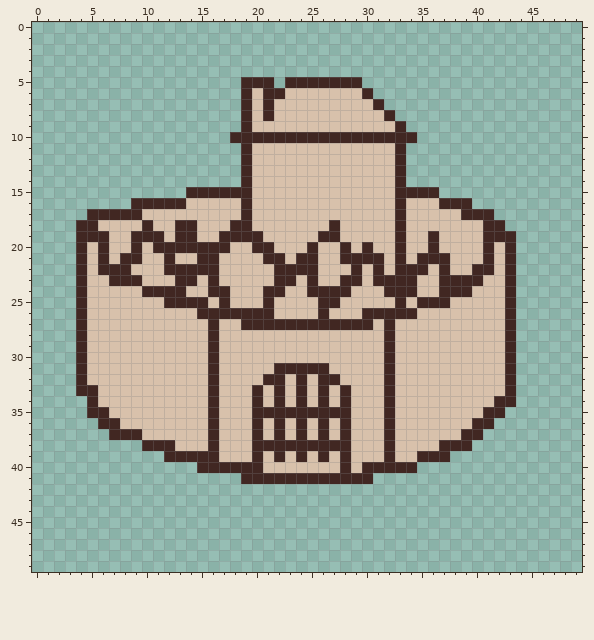
Pixel-art sprite, stored at Assets/Graphics/WorldMap/Town.png. That is the earlier state.
The file is 50x50 pixels.
And afterwards:
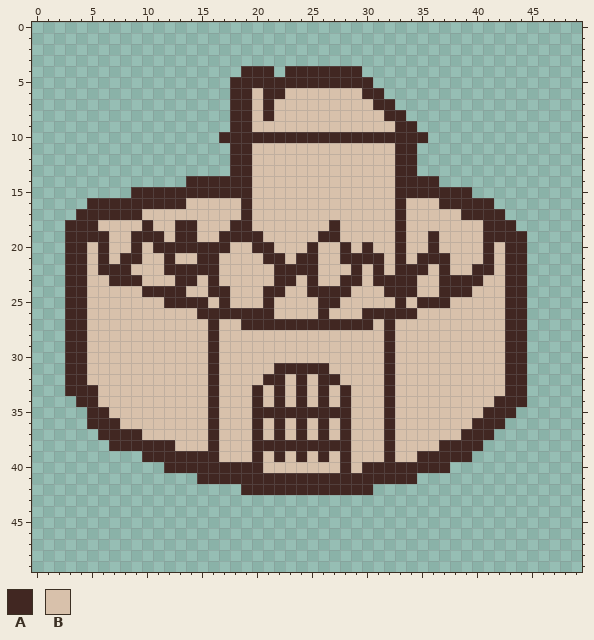
Palette (. is transparent): A #412722  B #d8c1ab
Change:
y 4: x 19..21 ... -> AAA; x 23..29 ....... -> AAAAAAA
y 5: x 18 . -> A; x 22 . -> A; x 30 . -> A
y 6: x 18 . -> A; x 31 . -> A
y 7: x 18 . -> A; x 32 . -> A
y 8: x 18 . -> A; x 33 . -> A
y 9: x 18 . -> A; x 34 . -> A
y 10: x 17 . -> A; x 35 . -> A
y 11..13: x 18 . -> A; x 34 . -> A
y 14: x 14..18 ..... -> AAAAA; x 34..36 ... -> AAA
y 15: x 9..13 ..... -> AAAAA; x 37..39 ... -> AAA
y 16: x 5..8 .... -> AAAA; x 40..41 .. -> AA
y 17: x 4 . -> A; x 42 . -> A
y 18: x 3 . -> A; x 43 . -> A
y 19..33: x 3 . -> A; x 44 . -> A
y 34: x 4 . -> A; x 44 . -> A
y 35: x 43 . -> A
y 36: x 5 . -> A; x 42 . -> A
y 37: x 6 . -> A; x 41 . -> A
y 38: x 7..9 ... -> AAA; x 40 . -> A
y 39: x 10..11 .. -> AA; x 38..39 .. -> AA
y 40: x 12..14 ... -> AAA; x 35..37 ... -> AAA
y 41: x 15..18 .... -> AAAA; x 31..34 .... -> AAAA
y 42: x 19..30 ............ -> AAAAAAAAAAAA
Pixel boxes of the changes (left, top, right, bottom) in both pictures:
added: (65, 66, 527, 495)
